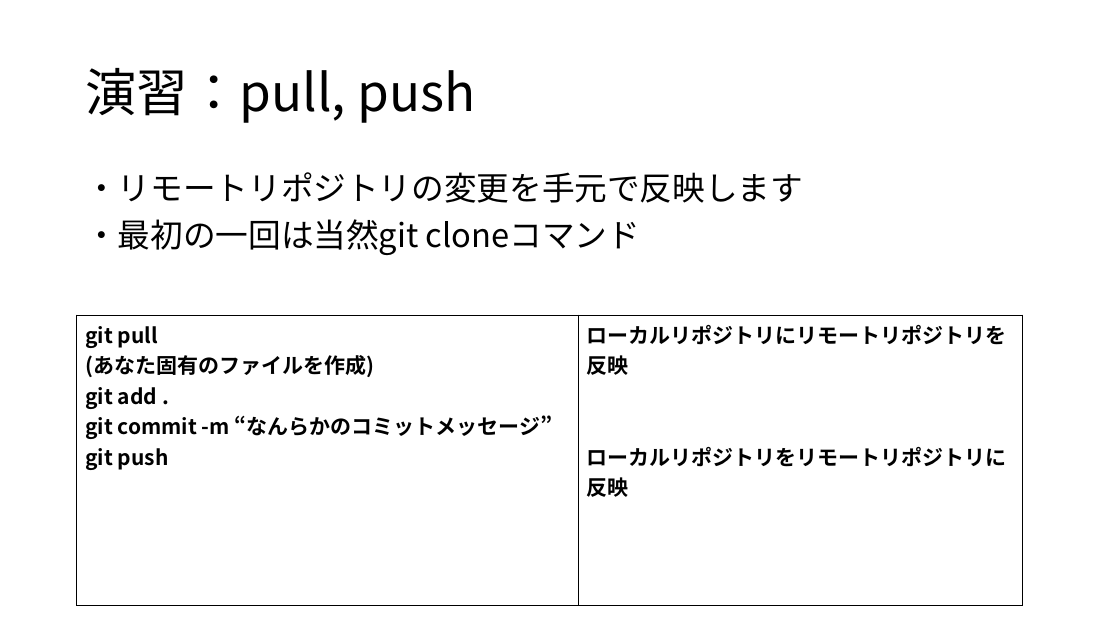
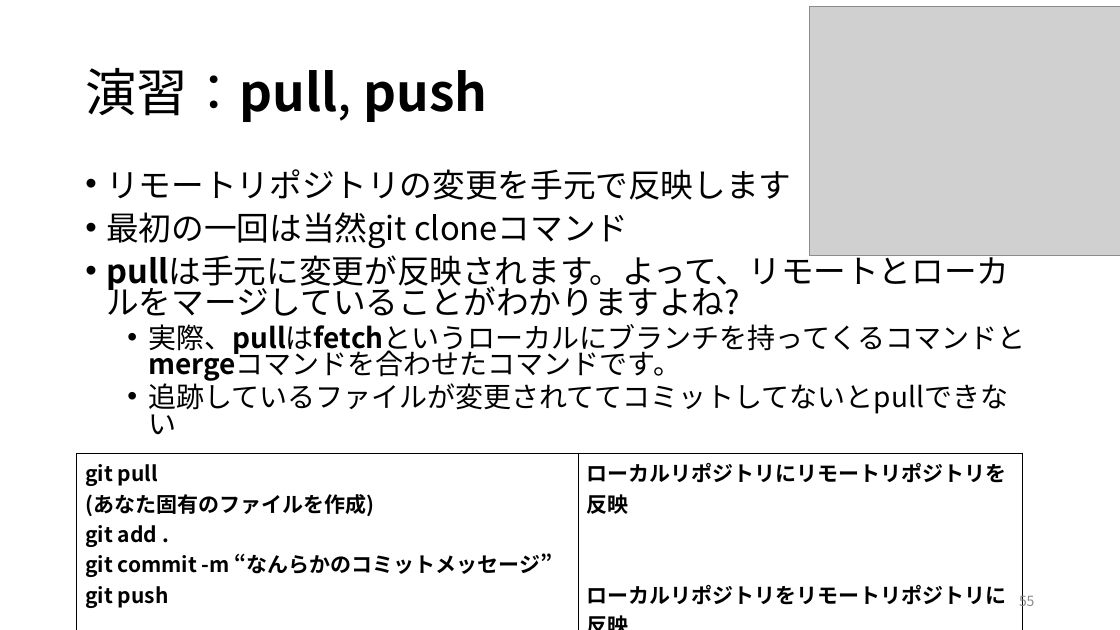
Before and after one commit to maru0519/git-edu, a slide deck: slide 55 of siryou.pptx (slide 54 before the commit). Drawn at 1120x630 pixels with LibreOffice and Linux fonts; fonts in the diff are those of the drawing; grey boxes stand for pictures. Boxes give left, top, right and bottom in pixels: in the first picture for what was removed or moved away, otherwise in the second. Text is boxed around its words. In the diff, an @@ line names an element or a change of style, - is before the commit and + after.

Commit message:
v1

```diff
--- a/siryou.pptx
+++ b/siryou.pptx
@@ picture added at (809, 7, 1120, 255) @@
@@ title "演習：pull, push" at (85, 68, 488, 122): bold on in "演習：pull, push" @@
@@ text at (106, 169, 1025, 415): text changed @@
-・リモートリポジトリの変更を手元で反映します
-・最初の一回は当然git cloneコマンド
+• リモートリポジトリの変更を手元で反映します
+• 最初の一回は当然git cloneコマンド
+• pullは手元に変更が反映されます。よって、リモートとローカルをマージしていることがわかりますよね?
+  • 実際、pullはfetchというローカルにブランチを持ってくるコマンドとmergeコマンドを合わせたコマンドです。
+  • 追跡しているファイルが変更されててコミットしてないとpullできない
@@ table: place and size @@
-table at (77, 315, 1023, 606)
+table at (77, 454, 1023, 618)
@@ page number added at (1019, 592, 1035, 610), 12 pt, text #8C8C8C @@
+55
```
Also in this commit, not shown: 63 other slides changed, 3 slides added, 1 slide removed.
